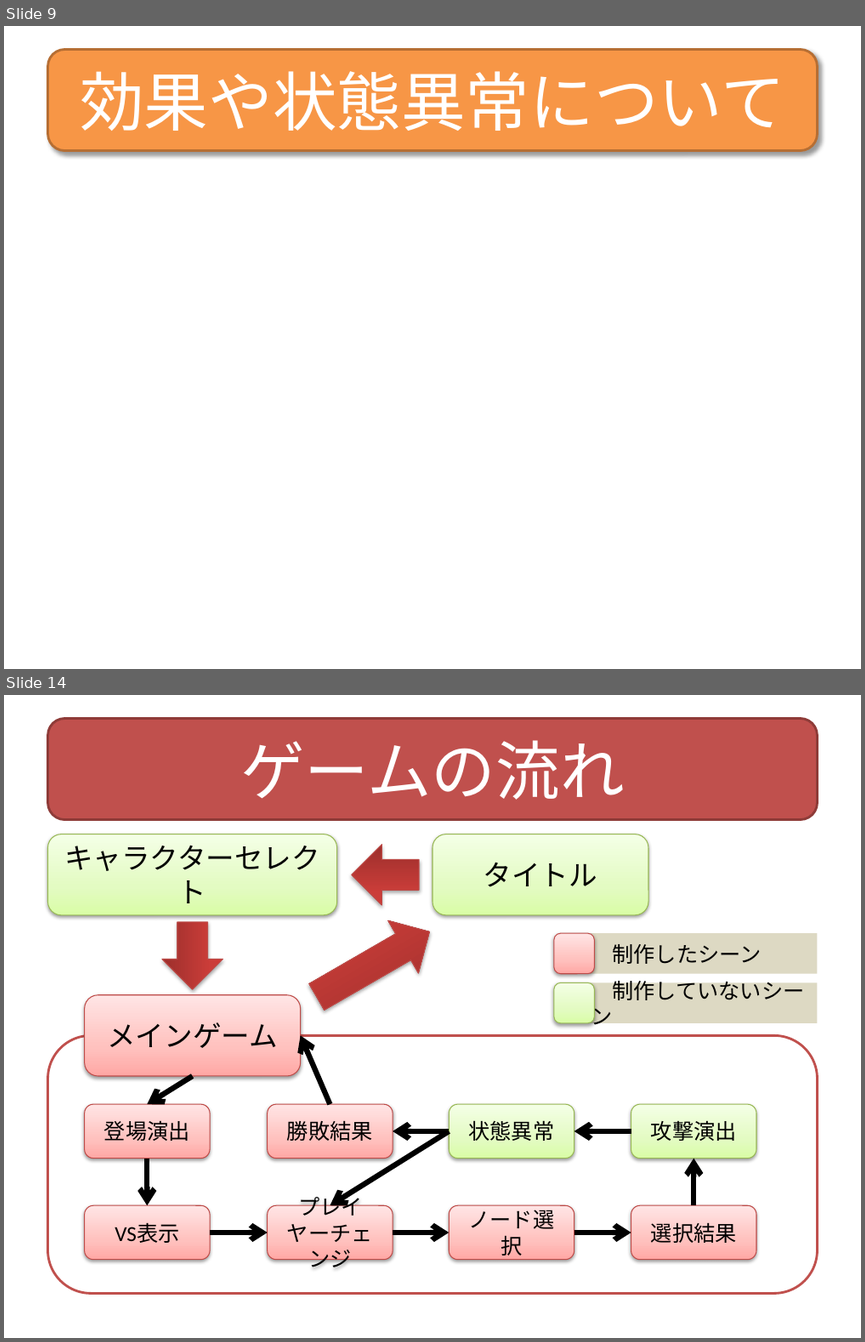
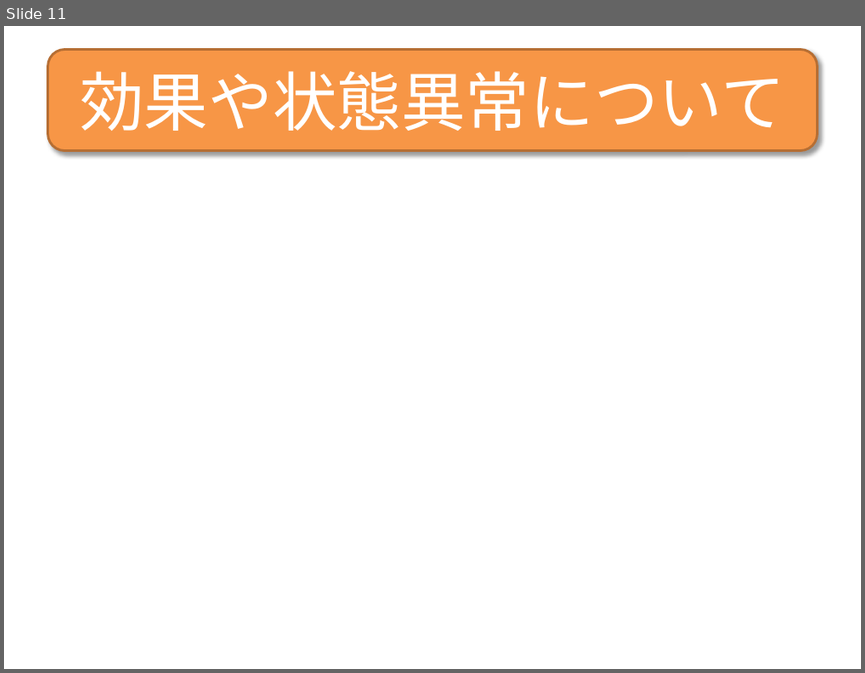
Before and after one commit to TeamNogic/Nogic, a slide deck: プレゼン/Nogic.pptx. Shown one above the other, each under a label of ours: slides 9 and 14 before the commit, slide 11 after it; the slides between them are not shown. The pictures are 865x1342 and 865x673 pixels, drawn with LibreOffice and Linux fonts; fonts in the diff are those of the drawing. Boxes give left, top, right and bottom in pixels: in the first picture for what was removed or moved away, otherwise in the second. Text is boxed around its words. In the diff, an @@ line names an element or a change of style, - is before the commit and + after.

```diff
--- a/プレゼン/Nogic.pptx
+++ b/プレゼン/Nogic.pptx
@@ slide 14 removed at (4,695,861,1338), background #FFFFFF @@
@@ rounded rectangle removed at (47,718,817,819) @@
-ゲームの流れ
@@ rounded rectangle removed at (47,834,336,914) @@
-キャラクターセレクト
@@ right arrow removed at (352,844,420,905) @@
@@ rounded rectangle removed at (432,834,648,914) @@
-タイトル
@@ right arrow removed at (162,922,223,990) @@
@@ right arrow removed at (302,906,445,1023) @@
@@ rounded rectangle removed at (554,933,595,974) @@
@@ rectangle removed at (582,933,817,974) @@
-制作したシーン
@@ rounded rectangle removed at (85,995,301,1076) @@
-メインゲーム
@@ rounded rectangle removed at (554,983,595,1023) @@
@@ rectangle removed at (582,983,817,1023) @@
-制作していないシーン
@@ rounded rectangle removed at (47,1035,817,1293) @@
@@ arrow removed from (330, 1104) to (301, 1035) @@
@@ arrow removed from (193, 1076) to (147, 1104) @@
@@ rounded rectangle removed at (85,1104,210,1157) @@
-登場演出
@@ rounded rectangle removed at (267,1104,392,1157) @@
-勝敗結果
@@ rounded rectangle removed at (449,1104,574,1157) @@
-状態異常
@@ rounded rectangle removed at (631,1104,756,1157) @@
-攻撃演出
@@ arrow removed from (449, 1131) to (330, 1205) @@
@@ arrow removed from (449, 1131) to (393, 1131) @@
@@ arrow removed from (631, 1131) to (574, 1131) @@
@@ arrow removed from (147, 1157) to (147, 1205) @@
@@ arrow removed from (693, 1205) to (693, 1157) @@
@@ rounded rectangle removed at (85,1205,210,1259) @@
-VS表示
@@ rounded rectangle removed at (267,1205,392,1259) @@
-プレイヤーチェンジ
@@ rounded rectangle removed at (449,1205,574,1259) @@
-ノード選択
@@ rounded rectangle removed at (631,1205,756,1259) @@
-選択結果
@@ arrow removed from (210, 1232) to (267, 1232) @@
@@ arrow removed from (393, 1232) to (449, 1232) @@
@@ arrow removed from (574, 1232) to (631, 1232) @@
@@ what was slide 9 is now slide 11 @@
```
Also in this commit, not shown: 2 slides changed, 2 slides added, 5 other slides removed, 6 other files.
